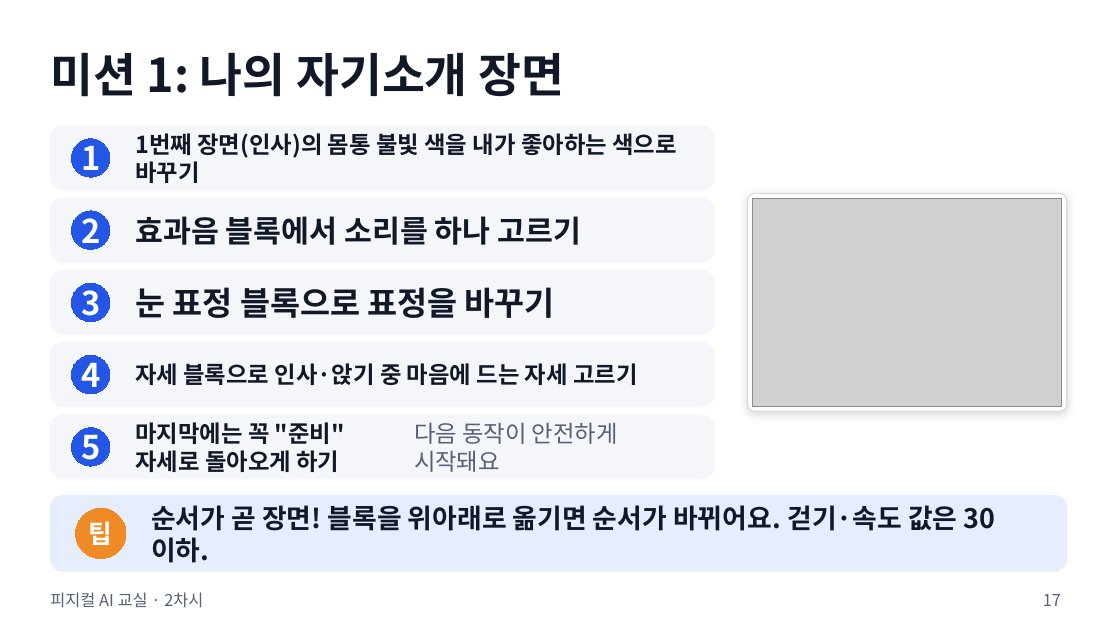
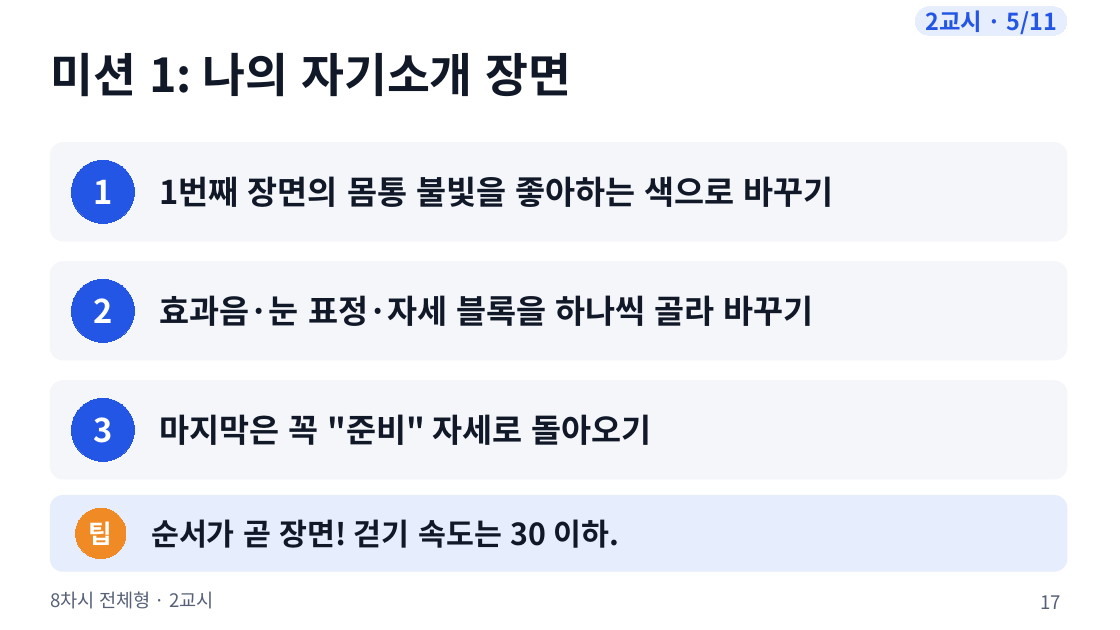
Before and after one commit to boundaryx01-uniquelife/microbit, a slide deck: slide 17 of bridge/docs/materials/8차시_전체형/8차시_수업슬라이드.pptx. Drawn at 1120x630 pixels with LibreOffice and Linux fonts; fonts in the diff are those of the drawing; grey boxes stand for pictures. Boxes give left, top, right and bottom in pixels: in the first picture for what was removed or moved away, otherwise in the second. Text is boxed around its words. In the diff, an @@ line names an element or a change of style, - is before the commit and + after.

```diff
--- a/bridge/docs/materials/8차시_전체형/8차시_수업슬라이드.pptx
+++ b/bridge/docs/materials/8차시_전체형/8차시_수업슬라이드.pptx
@@ rounded rectangle added at [916,7,1067,35], fill #E6EDFD, outline #E6EDFD 0.75 pt, 20 pt, text #2456E5, bold @@
+2교시 · 5/11
@@ proportions changed in 3 elements at [50,262,1067,360], [50,381,1067,479], [50,143,1067,241] @@
@@ rounded rectangle: place and size @@
-rounded rectangle at [50,126,714,190]
+rounded rectangle at [50,143,1067,241]
@@ ellipse "1": place and size @@
-ellipse "1" at [71,139,110,177]
+ellipse "1" at [71,160,134,223]
@@ text at [160,176,834,207]: text changed; size 20 to 28 pt @@
-1번째 장면(인사)의 몸통 불빛 색을 내가 좋아하는 색으로 바꾸기
+1번째 장면의 몸통 불빛을 좋아하는 색으로 바꾸기
@@ rounded rectangle removed at [50,198,714,262] @@
@@ rounded rectangle removed at [748,193,1067,411] @@
@@ picture removed at [753,198,1062,406] @@
@@ text removed at [135,216,582,245] @@
-효과음 블록에서 소리를 하나 고르기
@@ rounded rectangle: place and size @@
-rounded rectangle at [50,271,714,334]
+rounded rectangle at [50,262,1067,360]
@@ ellipse "2": place and size @@
-ellipse "2" at [71,211,110,250]
+ellipse "2" at [71,280,134,343]
@@ text at [160,295,814,326]: text changed @@
-눈 표정 블록으로 표정을 바꾸기
+효과음·눈 표정·자세 블록을 하나씩 골라 바꾸기
@@ rounded rectangle removed at [50,343,714,407] @@
@@ ellipse removed at [71,355,110,394] @@
-4
@@ rounded rectangle: place and size @@
-rounded rectangle at [50,415,714,479]
+rounded rectangle at [50,381,1067,479]
@@ text removed at [135,363,637,385] @@
-자세 블록으로 인사·앉기 중 마음에 드는 자세 고르기
@@ ellipse "3": place and size @@
-ellipse "3" at [71,283,110,322]
+ellipse "3" at [71,398,134,461]
@@ text at [160,414,652,445]: text changed; size 20 to 28 pt @@
-마지막에는 꼭 "준비" 자세로 돌아오게 하기
+마지막은 꼭 "준비" 자세로 돌아오기
@@ ellipse removed at [71,428,110,466] @@
-5
@@ text removed at [414,422,618,472] @@
-다음 동작이 안전하게 시작돼요
@@ text at [151,519,620,548]: text changed; size 23 to 26 pt @@
-순서가 곧 장면! 블록을 위아래로 옮기면 순서가 바뀌어요. 걷기·속도 값은 30 이하.
+순서가 곧 장면! 걷기 속도는 30 이하.
@@ text at [50,591,214,609]: text changed; size 14 to 16 pt @@
-피지컬 AI 교실 · 2차시
+8차시 전체형 · 2교시
@@ page number at [1040,595,1061,609]: size 14 to 16 pt @@
```
Also in this commit, not shown: 89 other slides changed, 1 slide added, 25 other files.
